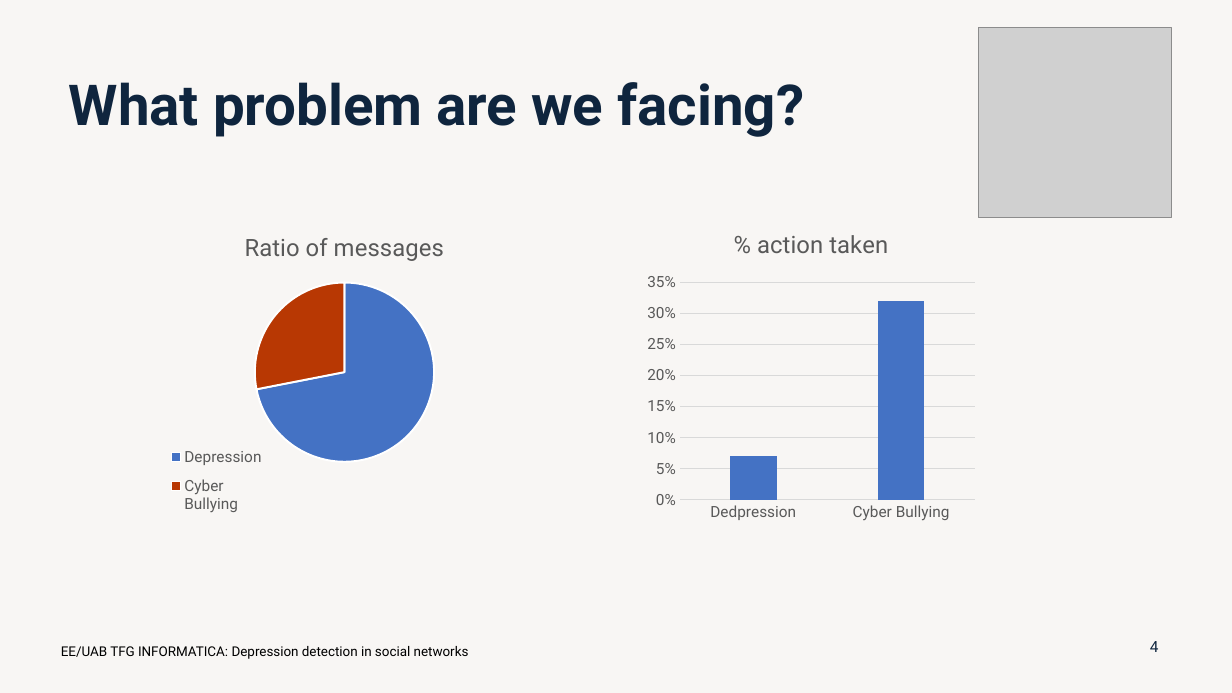
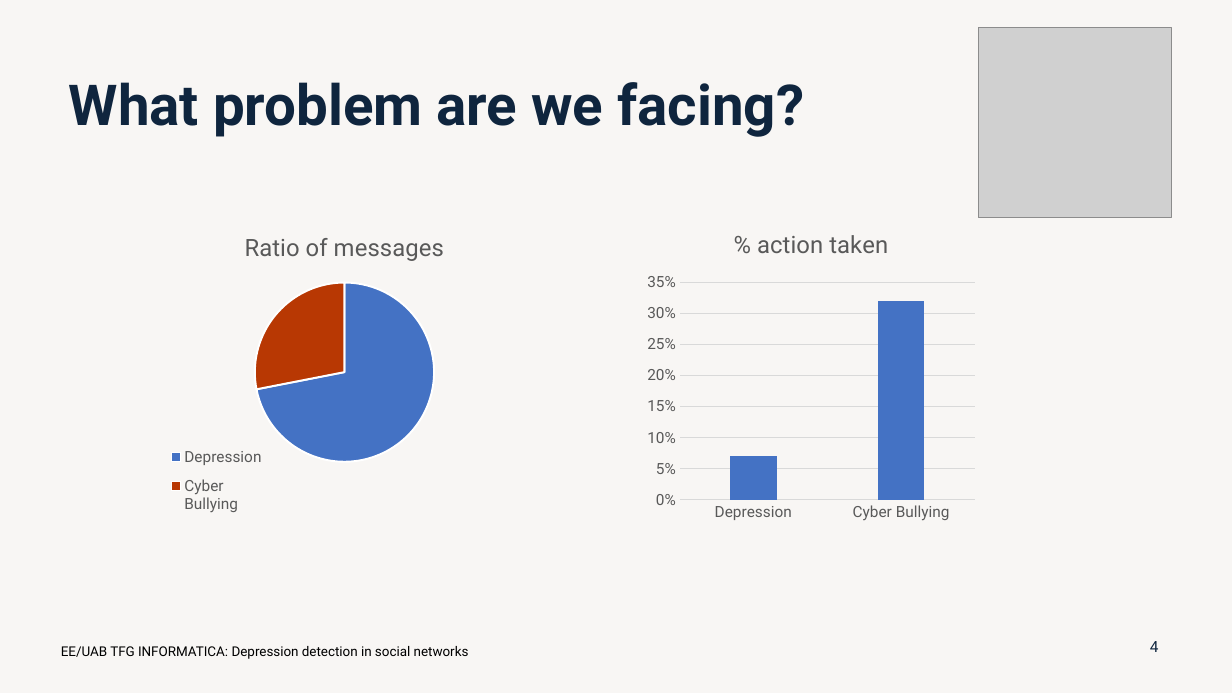
Before and after one commit to marti1999/TFG, a slide deck: slide 4 of informes/presentation.pptx. Drawn at 1232x693 pixels with LibreOffice and Linux fonts; fonts in the diff are those of the drawing; grey boxes stand for pictures. Boxes give left, top, right and bottom in pixels: in the first picture for what was removed or moved away, otherwise in the second. Text is boxed around its words. In the diff, an @@ line names an element or a change of style, - is before the commit and + after.

```diff
--- a/informes/presentation.pptx
+++ b/informes/presentation.pptx
@@ column chart at [640, 213, 982, 529] @@
-categories: Dedpression, Cyber Bullying
+categories: Depression, Cyber Bullying
```
Also in this commit, not shown: 4 other slides changed, 1 other file.
